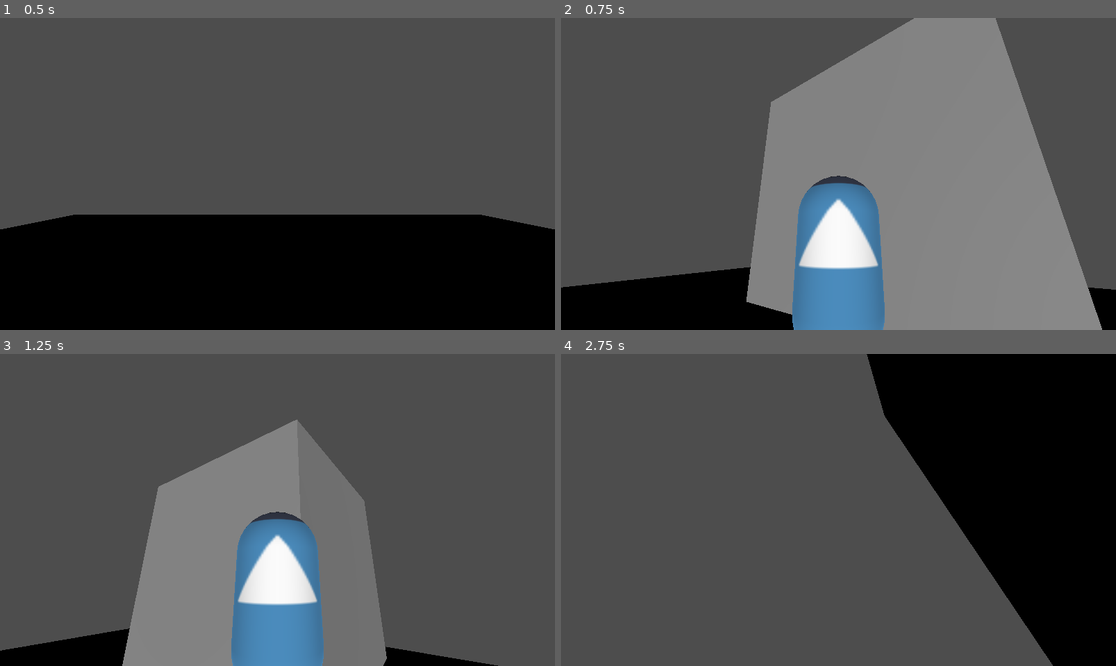
Above: before the commit, frames 1-4 (two rows, left to right).
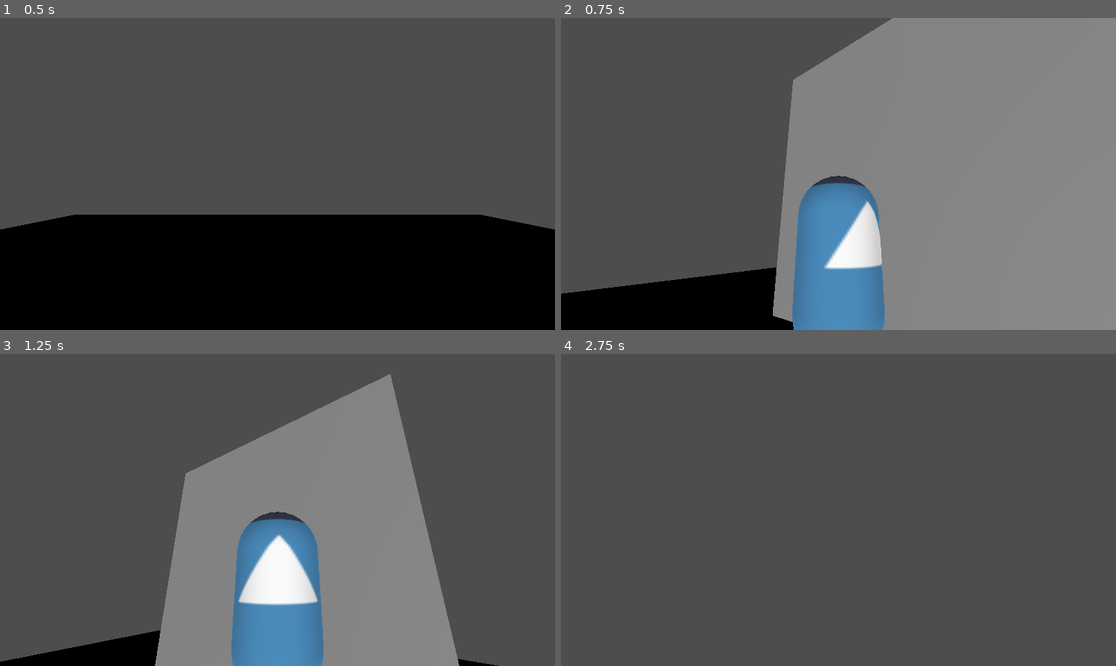
Above: after the commit, the same moments.

Repository: dondenik/DTM
Game: Godot game, scene res://main.tscn
The game is run twice, just before and just after one commit, with the same random seed, the same clock (stepped at 60 frames per second) and the same inputs. The engine's default icon, where the game draws it, is replaced by a stand-in: a white triangle on a blue panel in a dark square.
Inputs (mouse positions are in pixels of both pictures, inside the frame that each line leads up to):
- Up to frame 1 (0.5 s): no input
- Up to frame 2 (0.75 s): tap Enter at 0.5 s; move the mouse to (960, 158) at 0.52 s; hold D (move_right) from 0.53 s (still down)
- Up to frame 3 (1.25 s): keep holding D (move_right); tap Space (jump) at 0.77 s
- Up to frame 4 (2.75 s): move the mouse to (727, 525) at 1.27 s; release D (move_right) at 1.28 s; hold S (move_back) 1.28-2.03 s; tap Space (jump) at 1.52 s; move the mouse to (894, 441) at 2.02 s; hold D (move_right) from 2.03 s (still down)

Frame 1 is identical in both runs. In frame 2, 18% of the frame differs, in the area x 0-100%, y 0-100%; in frame 3, 15%; in frame 4, 30%, in the area x 55-100%, y 0-100%.

Commit message:
Constant Player rotation when not moving

Diff:
--- a/CharacterBody3D.gd
+++ b/CharacterBody3D.gd
@@ -22,8 +22,9 @@
 	var input_dir = Input.get_vector("move_left", "move_right", "move_forward", "move_back")
 
 	# Change Player Rotation to match Camera
-	self.rotation.y = lerp(self.rotation.y, self.rotation.y + $CameraRoot.rotation.y, 0.7)
-	$CameraRoot.rotation.y -= $CameraRoot.rotation.y  * 0.7
+	if input_dir.y != 0 or input_dir.x != 0:
+		self.rotation.y = lerp(self.rotation.y, self.rotation.y + $CameraRoot.rotation.y, 0.1)
+		$CameraRoot.rotation.y -= $CameraRoot.rotation.y  * 0.1
 
 	var direction = (transform.basis * Vector3(input_dir.x, 0, input_dir.y)).normalized()
 	if direction:
